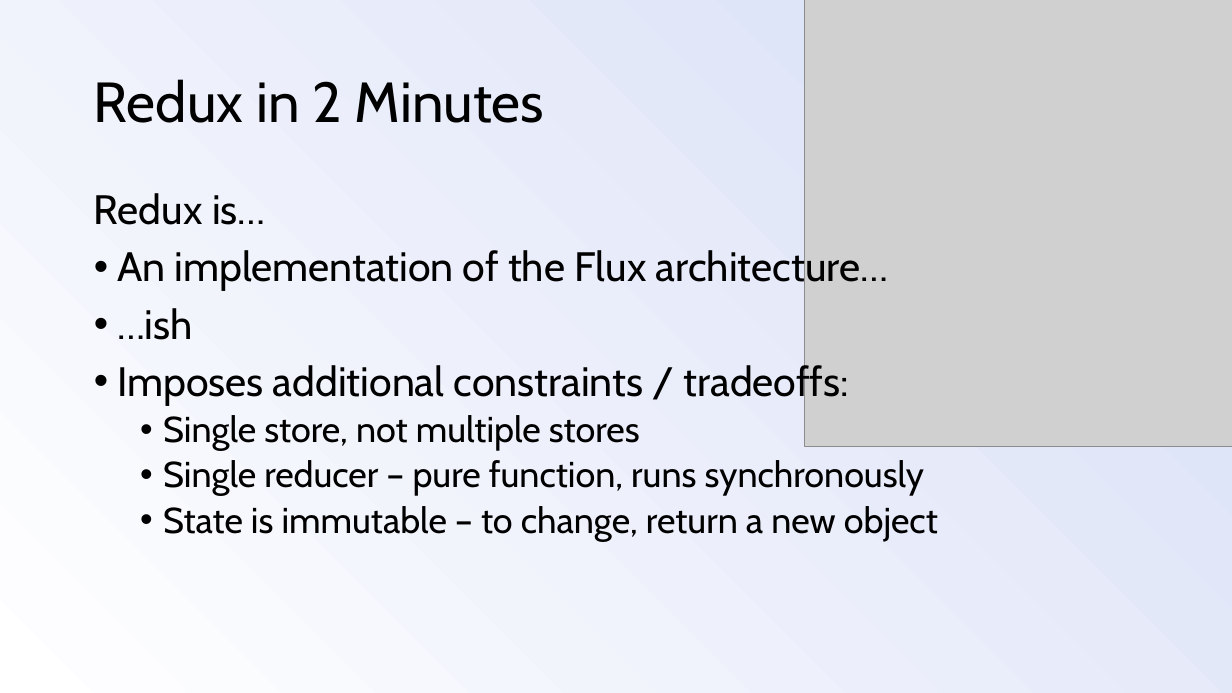
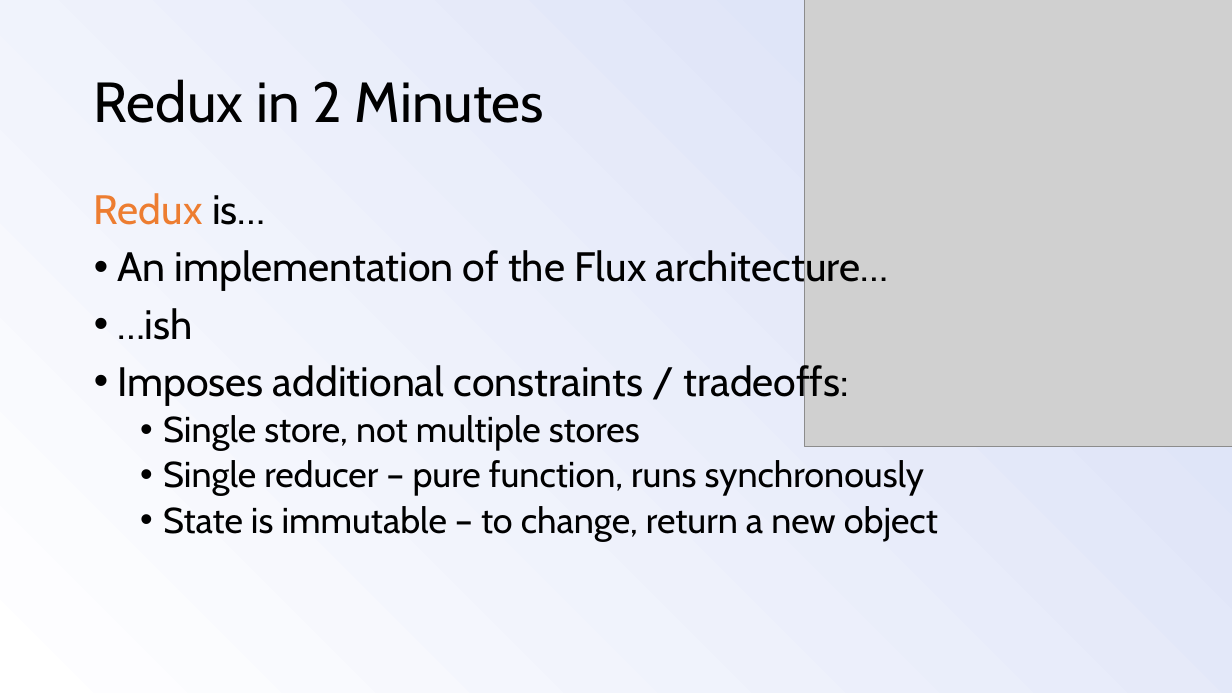
Before and after one commit to mlwigdahl/react-redux-presentation, a slide deck: slide 10 of react-redux-presentation.pptx (slide 11 before the commit). Drawn at 1232x693 pixels with LibreOffice and Linux fonts; fonts in the diff are those of the drawing; grey boxes stand for pictures. Boxes give left, top, right and bottom in pixels: in the first picture for what was removed or moved away, otherwise in the second. Text is boxed around its words. In the diff, an @@ line names an element or a change of style, - is before the commit and + after.

Commit message:
formatting of demos and minor presentation changes

```diff
--- a/react-redux-presentation.pptx
+++ b/react-redux-presentation.pptx
@@ text at (94,193,265,225): text colour #000000 to #ED7D31 in "Redux" @@
```
Also in this commit, not shown: 3 other slides changed, 1 slide removed, 5 other files.
